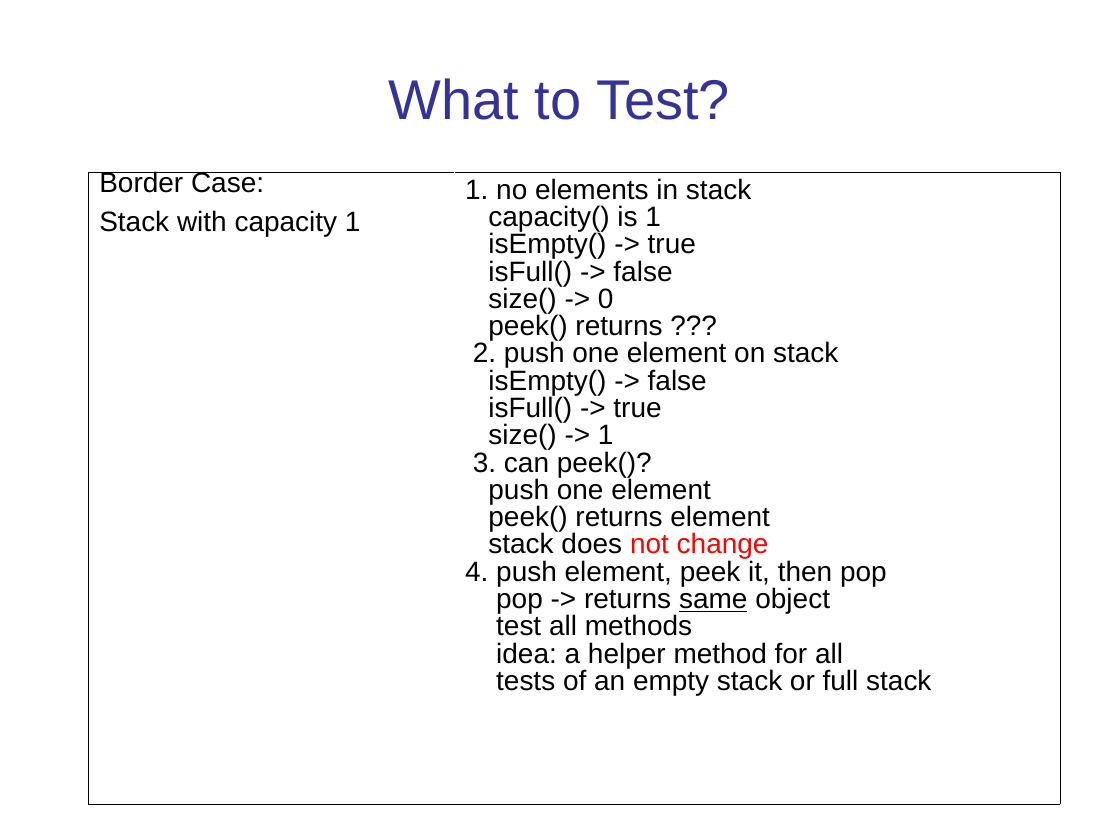
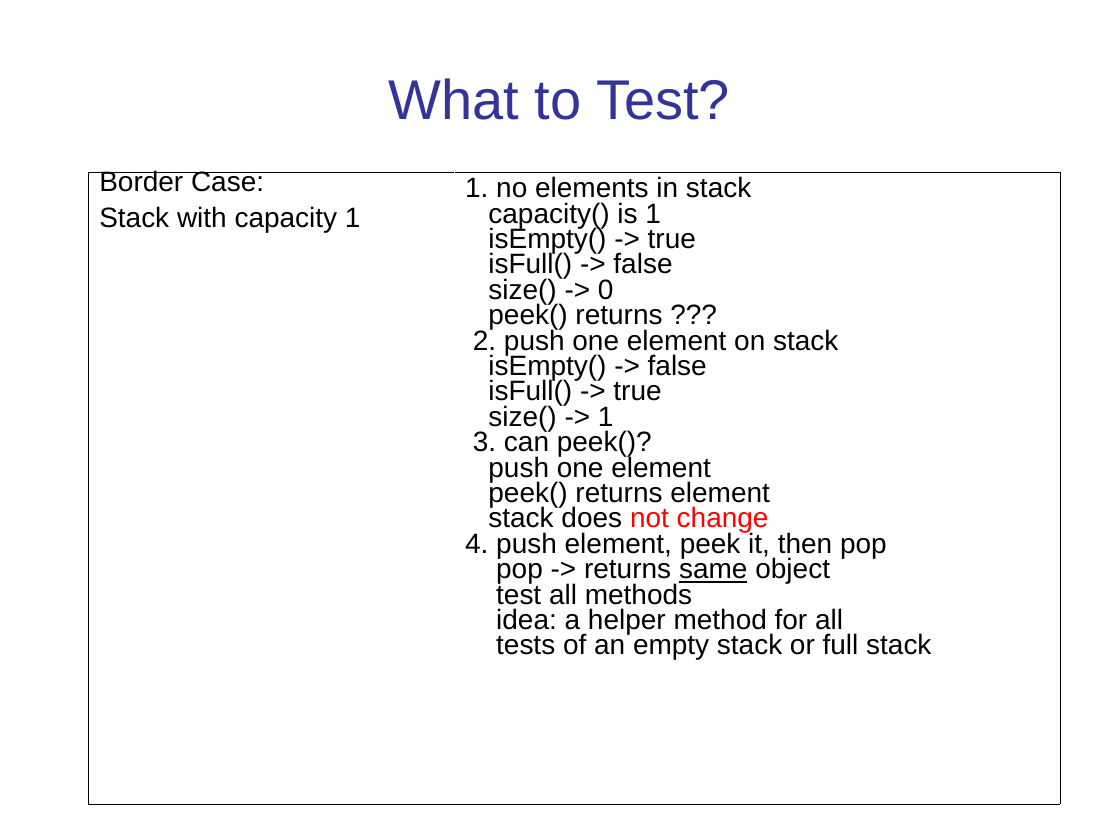
Before and after one commit to cpske/ISP, a slide deck: slide 15 of testing/Intro-to-Testing.ppt (slide 11 before the commit). Drawn at 1120x840 pixels with LibreOffice and Linux fonts; fonts in the diff are those of the drawing. Boxes give left, top, right and bottom in pixels: in the first picture for what was removed or moved away, otherwise in the second. Text is boxed around its words. In the diff, an @@ line names an element or a change of style, - is before the commit and + after.

```diff
--- a/testing/Intro-to-Testing.ppt
+++ b/testing/Intro-to-Testing.ppt
@@ table at [88, 171, 1061, 804] @@
@@ line spacing 0.62 to 0.58 @@
@@ line spacing 0.87 to 0.81 @@
```
Also in this commit, not shown: 7 other slides changed, 5 slides added, 1 slide removed, 11 other files.
